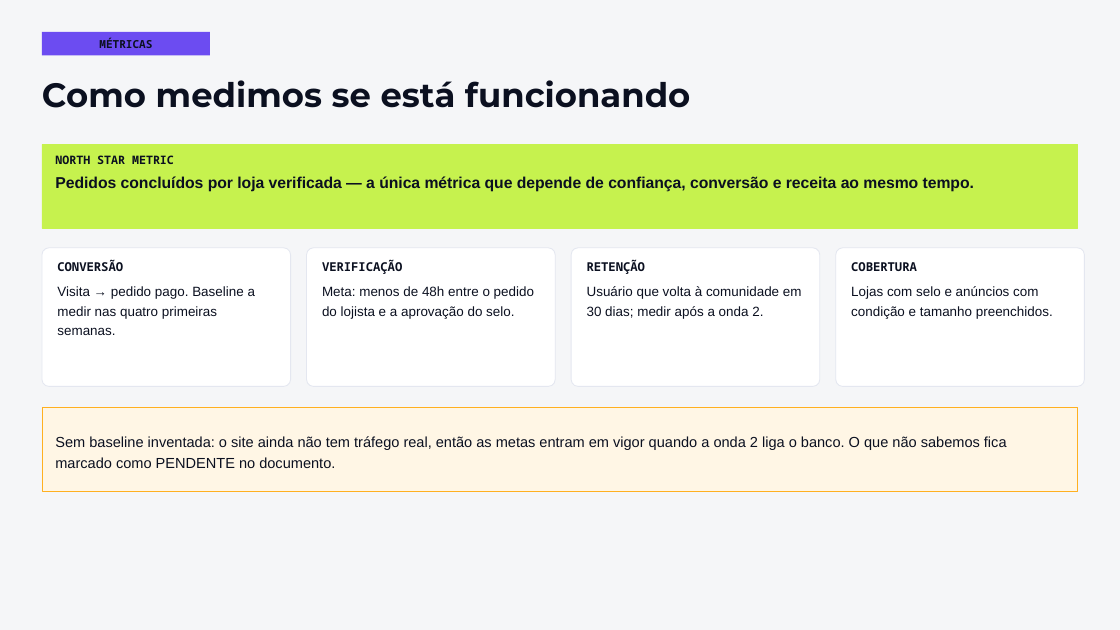
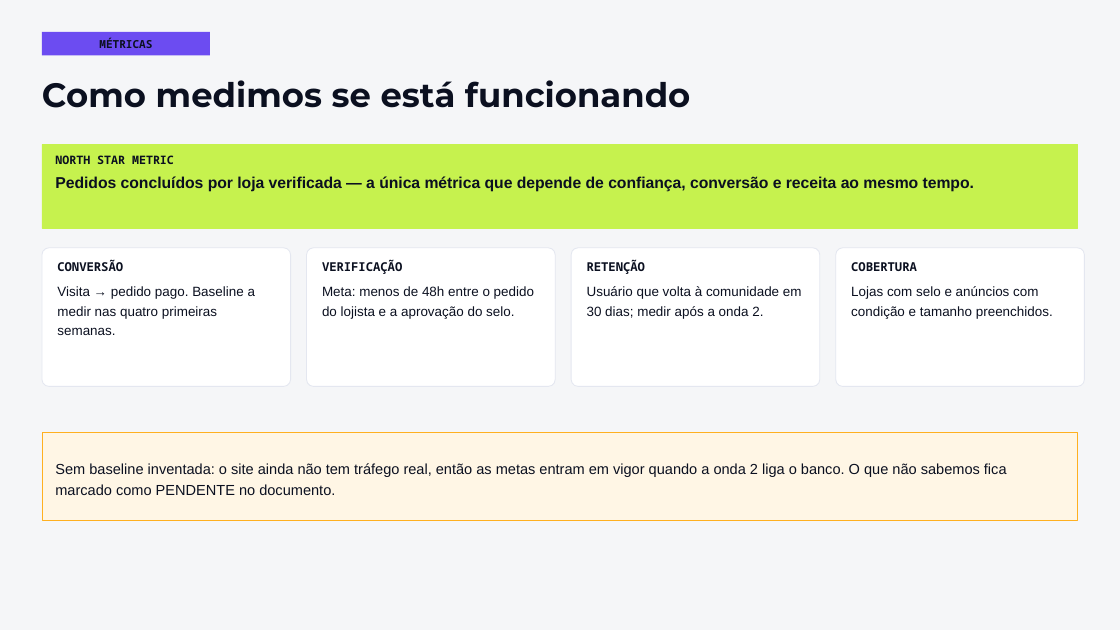
Before and after one commit to FeufeuP/-CoreMotion, a slide deck: slide 14 of docs/etapa-5/pessoa-4/apresentacao/CoreMotion-Pitch-animado.pptx. Drawn at 1120x630 pixels with LibreOffice and Linux fonts; fonts in the diff are those of the drawing. Boxes give left, top, right and bottom in pixels: in the first picture for what was removed or moved away, otherwise in the second. Text is boxed around its words. In the diff, an @@ line names an element or a change of style, - is before the commit and + after.

```diff
--- a/docs/etapa-5/pessoa-4/apresentacao/CoreMotion-Pitch-animado.pptx
+++ b/docs/etapa-5/pessoa-4/apresentacao/CoreMotion-Pitch-animado.pptx
@@ rectangle "Sem baseline inventada: o site ...": place and size @@
-rectangle "Sem baseline inventada: o site ..." at [42, 408, 1078, 492]
+rectangle "Sem baseline inventada: o site ..." at [42, 433, 1078, 521]
```
Also in this commit, not shown: 10 other slides changed, 5 other files.
